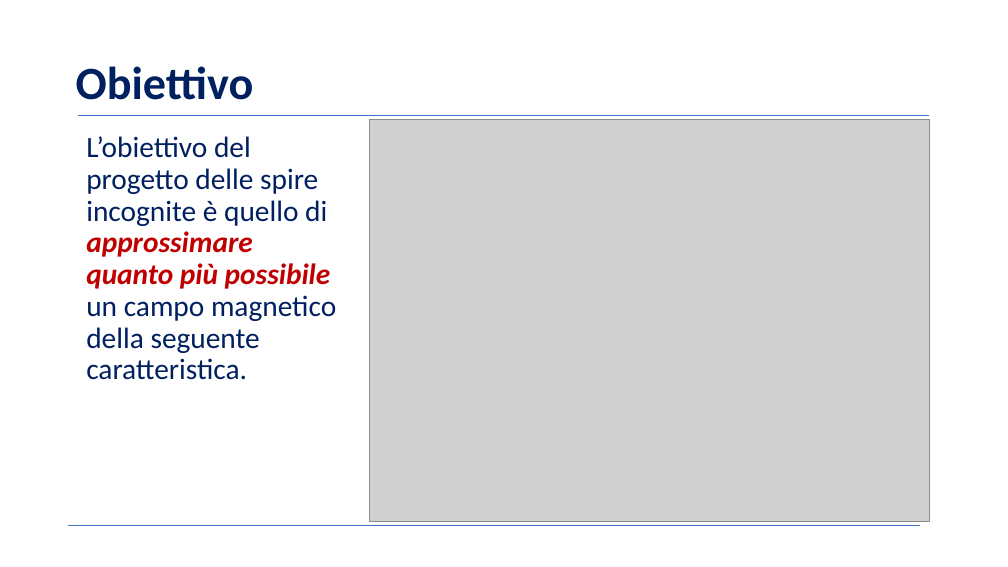
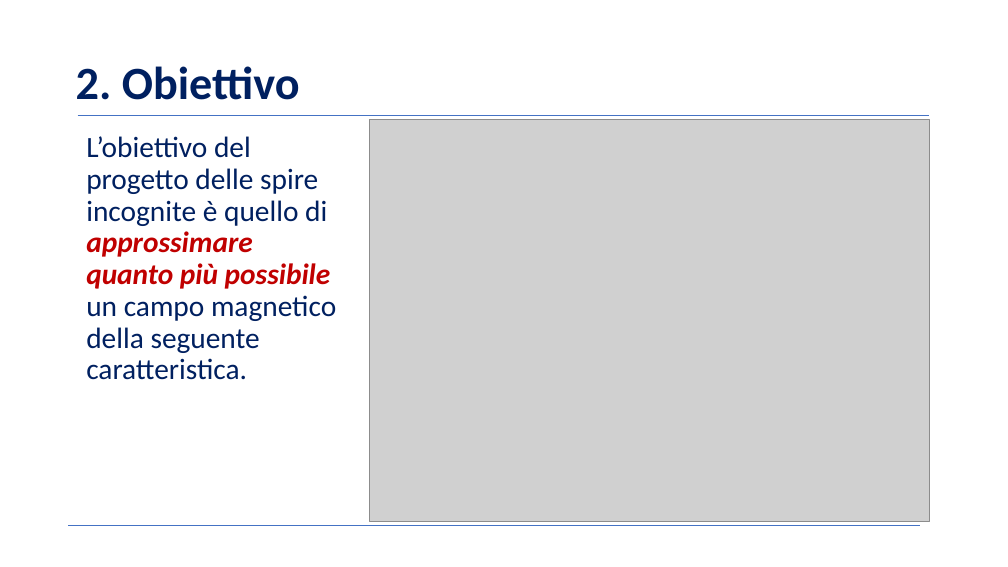
Before and after one commit to BernardoGiordano/NelderMeadMethod, a slide deck: slide 4 of writeup/Slides.pptx. Drawn at 1008x567 pixels with LibreOffice and Linux fonts; fonts in the diff are those of the drawing; grey boxes stand for pictures; background and template pictures are left out. Boxes give left, top, right and bottom in pixels: in the first picture for what was removed or moved away, otherwise in the second. Text is boxed around its words. In the diff, an @@ line names an element or a change of style, - is before the commit and + after.

```diff
--- a/writeup/Slides.pptx
+++ b/writeup/Slides.pptx
@@ text at (76,66,300,100): text changed @@
-Obiettivo
+2. Obiettivo
```
Also in this commit, not shown: 4 other slides changed.
